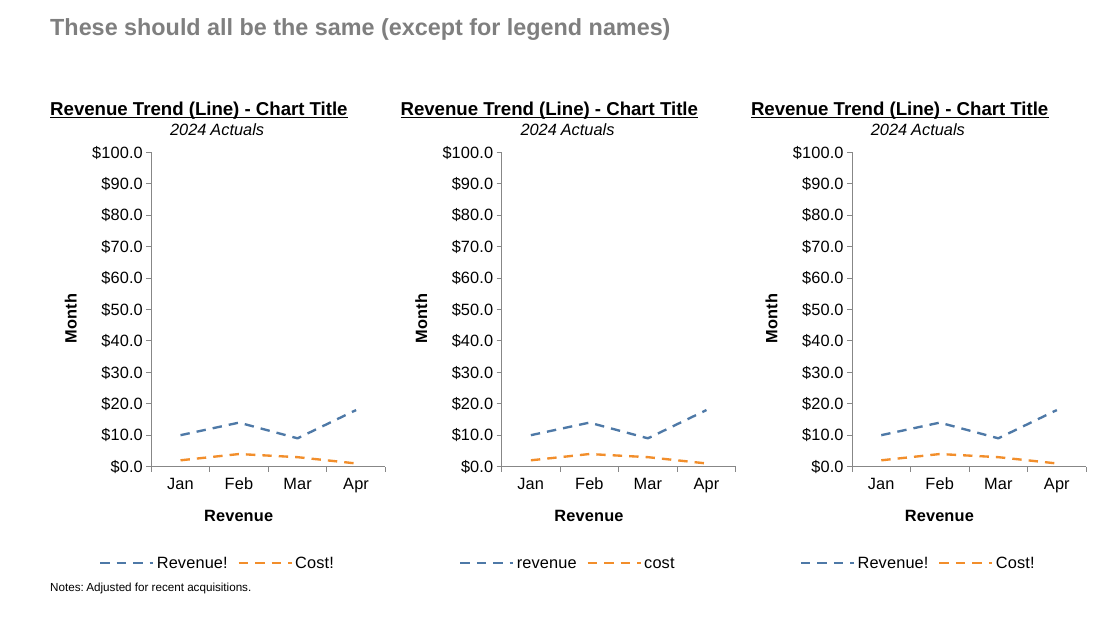
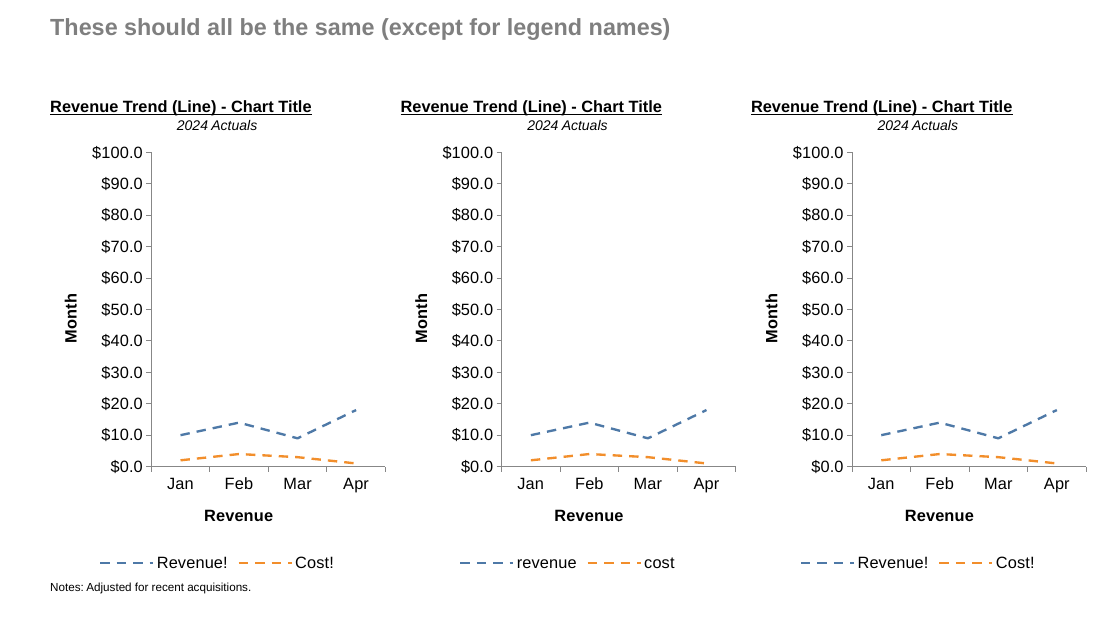
Before and after one commit to josephcobb111/deckbridge, a slide deck: slide 5 of notebooks/demo.pptx. Drawn at 1120x630 pixels with LibreOffice and Linux fonts; fonts in the diff are those of the drawing. Boxes give left, top, right and bottom in pixels: in the first picture for what was removed or moved away, otherwise in the second. Text is boxed around its words. In the diff, an @@ line names an element or a change of style, - is before the commit and + after.

Commit message:
resolve chart text styling

```diff
--- a/notebooks/demo.pptx
+++ b/notebooks/demo.pptx
@@ size 16 to 14 pt in "Revenue Trend (Line) - Chart Title"; size 14 to 12 pt in "2024 Actuals" in 3 elements at <box>50,100,311,130</box>, <box>401,100,662,130</box>, <box>751,100,1012,130</box> @@
```
Also in this commit, not shown: 6 other slides changed, 1 slide added, 9 other files.
